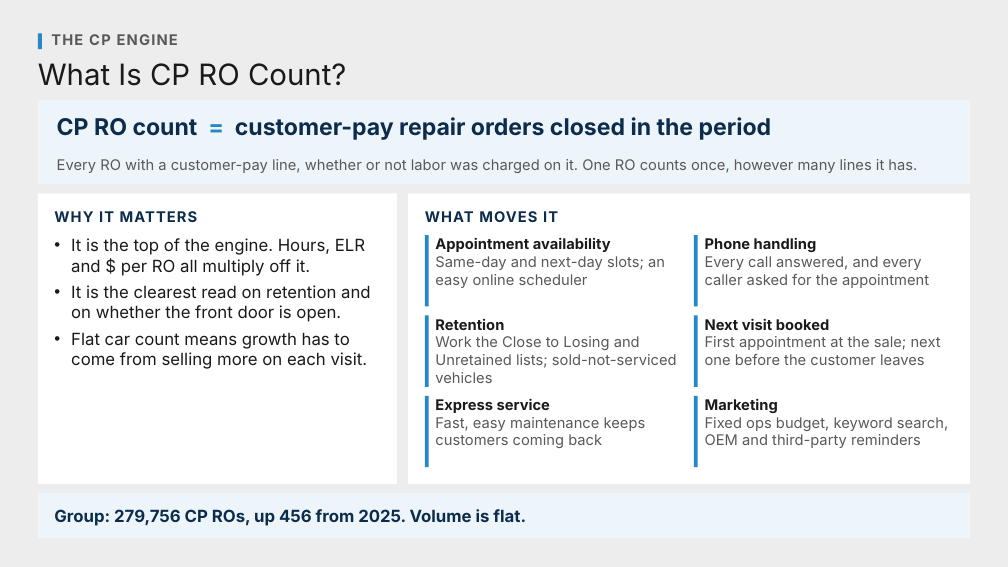
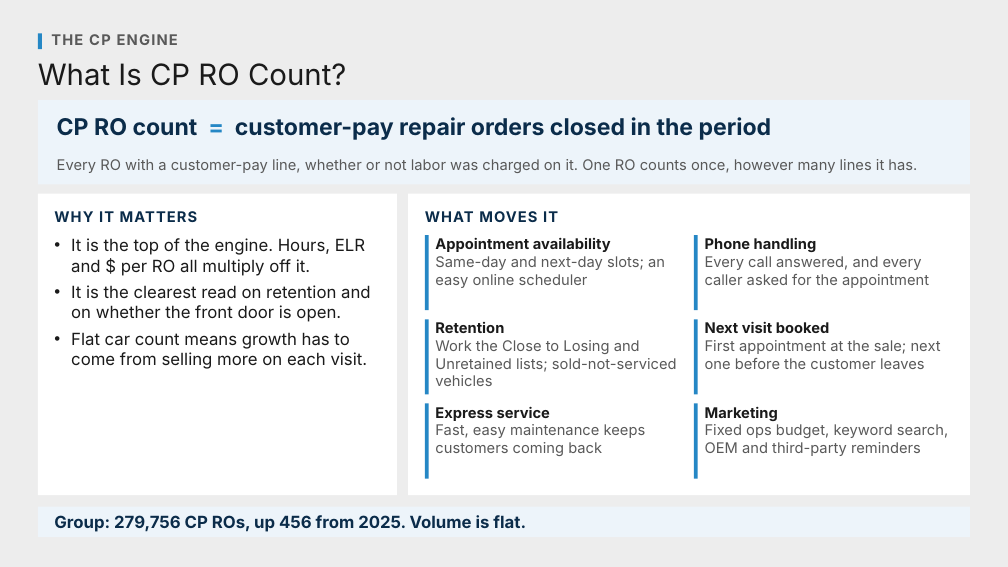
Before and after one commit to Ndresner/Noah, a slide deck: slide 31 of day2-deck/decks/Fixed Ops - Day 2 Example Test Deck.pptx (slide 30 before the commit). Drawn at 1008x567 pixels with LibreOffice and Linux fonts; fonts in the diff are those of the drawing. Boxes give left, top, right and bottom in pixels: in the first picture for what was removed or moved away, otherwise in the second. Text is boxed around its words. In the diff, an @@ line names an element or a change of style, - is before the commit and + after.

```diff
--- a/day2-deck/decks/Fixed Ops - Day 2 Example Test Deck.pptx
+++ b/day2-deck/decks/Fixed Ops - Day 2 Example Test Deck.pptx
@@ rectangle: place and size @@
-rectangle at (38,194,397,484)
+rectangle at (38,194,397,495)
@@ rectangle: place and size @@
-rectangle at (408,194,970,484)
+rectangle at (408,194,970,495)
@@ rectangle: place and size @@
-rectangle at (425,235,429,306)
+rectangle at (425,235,429,310)
@@ rectangle: place and size @@
-rectangle at (694,235,698,306)
+rectangle at (694,235,698,310)
@@ rectangle: place and size @@
-rectangle at (425,315,429,386)
+rectangle at (425,319,429,394)
@@ rectangle: place and size @@
-rectangle at (694,315,698,386)
+rectangle at (694,319,698,394)
@@ text "Next visit booked": place and size @@
-text "Next visit booked" at (705,318,941,365)
+text "Next visit booked" at (705,321,941,369)
@@ rectangle: place and size @@
-rectangle at (425,396,429,467)
+rectangle at (425,404,429,479)
@@ text "Express service": place and size @@
-text "Express service" at (435,398,646,448)
+text "Express service" at (435,406,646,456)
@@ rectangle: place and size @@
-rectangle at (694,396,698,467)
+rectangle at (694,404,698,479)
@@ text "Marketing": place and size @@
-text "Marketing" at (705,399,948,448)
+text "Marketing" at (705,407,948,456)
@@ rectangle: place and size @@
-rectangle at (38,493,970,538)
+rectangle at (38,507,970,538)
@@ text "Group: 279,756 CP ROs, up ...": place and size @@
-text "Group: 279,756 CP ROs, up ..." at (54,509,526,526)
+text "Group: 279,756 CP ROs, up ..." at (54,515,526,532)
```
Also in this commit, not shown: 144 other slides changed, 19 slides added, 14 slides removed, 4 other files.
